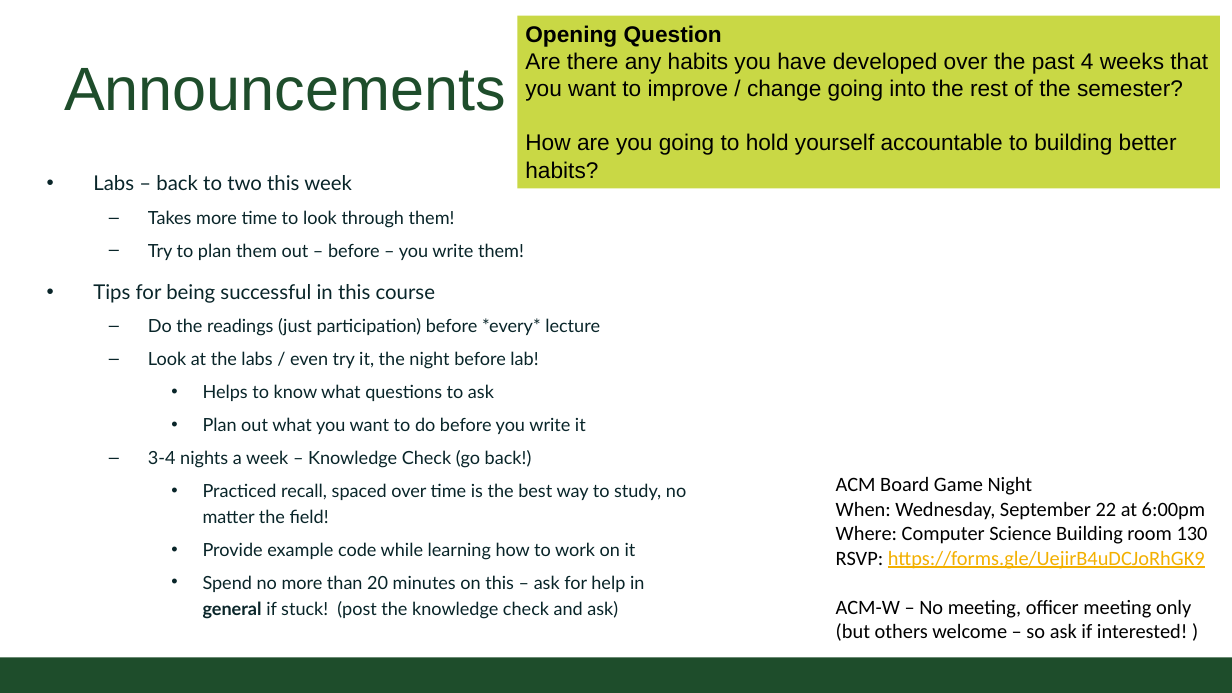
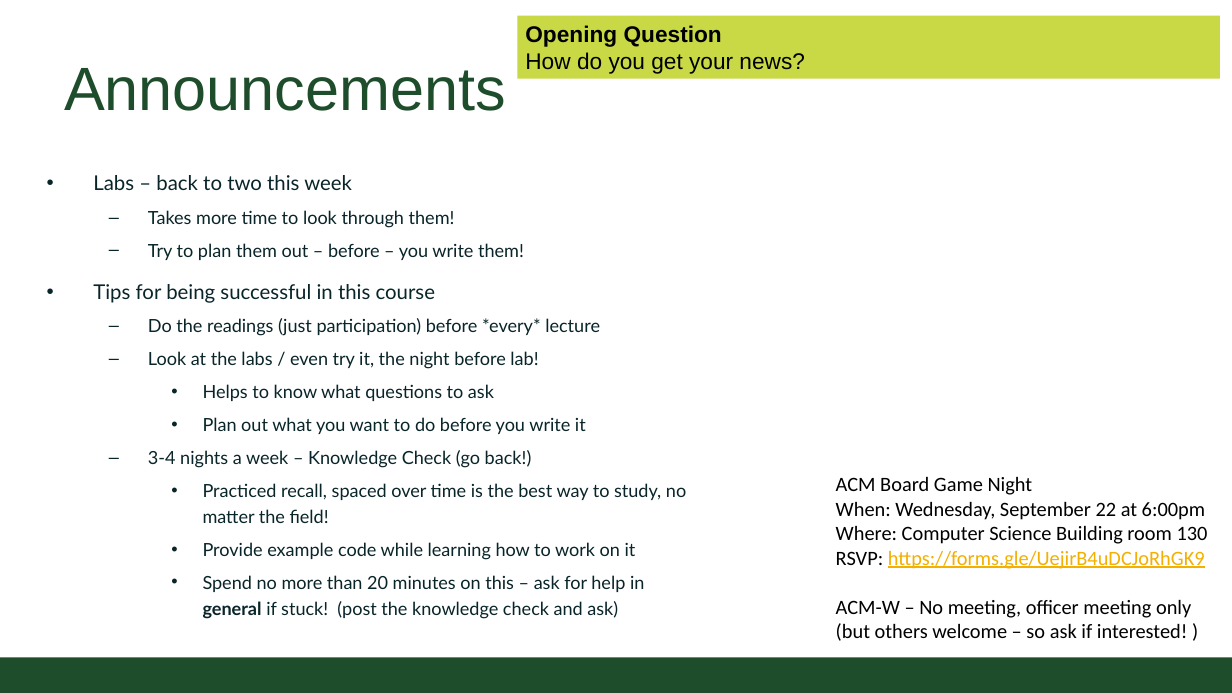
Before and after one commit to CSU-CS150B/handouts, a slide deck: slide 2 of Slides/On-Campus/05_01_InclusiveDesignandExpressions.pptx. Drawn at 1232x693 pixels with LibreOffice and Linux fonts; fonts in the diff are those of the drawing; background and template pictures are left out. Boxes give left, top, right and bottom in pixels: in the first picture for what was removed or moved away, otherwise in the second. Text is boxed around its words. In the diff, an @@ line names an element or a change of style, - is before the commit and + after.

```diff
--- a/Slides/On-Campus/05_01_InclusiveDesignandExpressions.pptx
+++ b/Slides/On-Campus/05_01_InclusiveDesignandExpressions.pptx
@@ rectangle "Opening Question": place and size @@
-rectangle "Opening Question" at (518,15,1221,188)
+rectangle "Opening Question" at (518,15,1221,78)
@@ text in rectangle at (525,52,805,74): text changed @@
-Are there any habits you have developed over the past 4 weeks that you want to improve / change going into the rest of the semester?
-How are you going to hold yourself accountable to building better habits?
+How do you get your news?
```
Also in this commit, not shown: 2 other slides changed, 1 other file.
